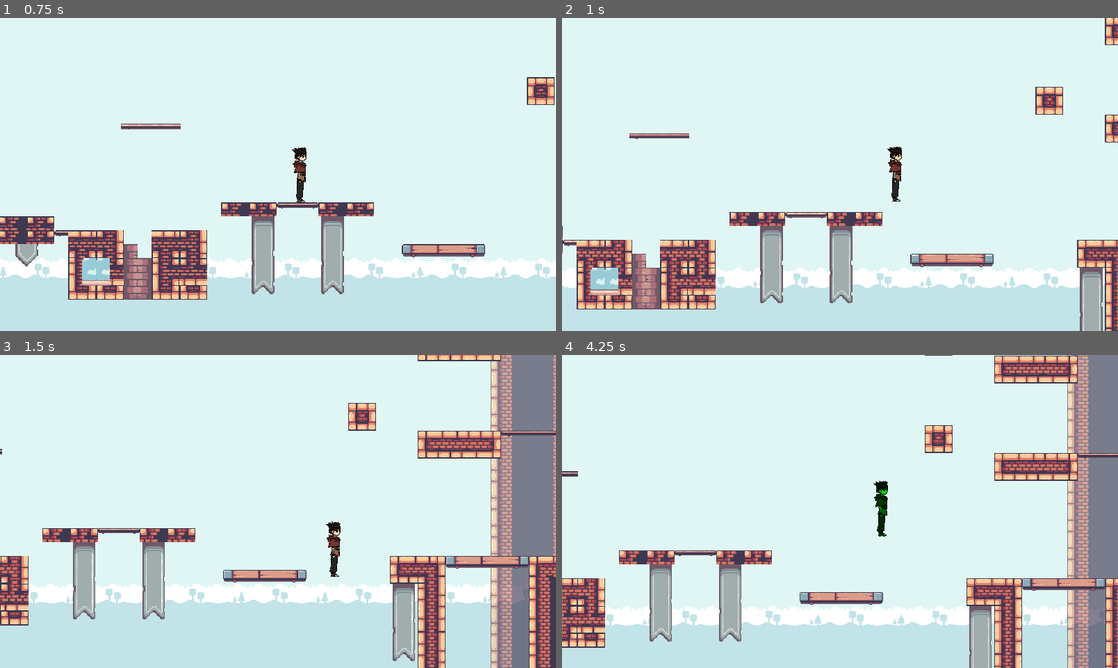
Above: before the commit, frames 1-4 (two rows, left to right).
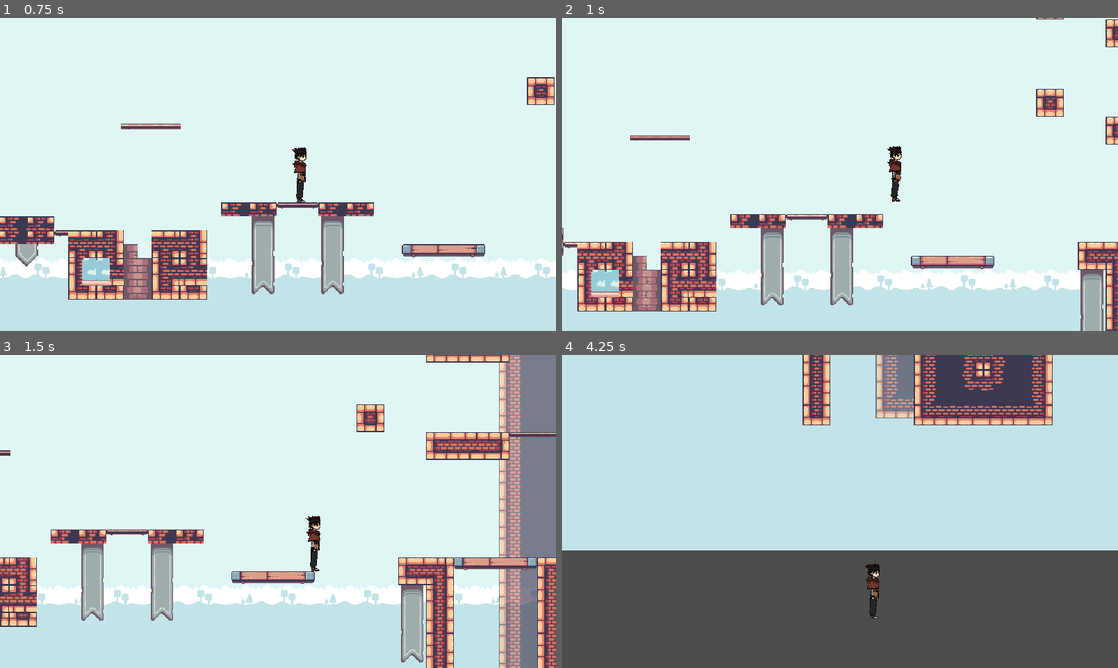
Above: after the commit, the same moments.

Repository: level-up-games/game-repo
Game: Godot game, scene res://scenes/game.tscn
Same seed, same stepped clock (60 frames per second), same inputs: the game is played once before the commit and once after it.
Inputs (mouse positions are in pixels of both pictures, inside the frame that each line leads up to):
- Up to frame 1 (0.75 s): move the mouse to (400, 158) at 0.52 s; press the mouse at (400, 158) at 0.53 s; hold D (Move_Right) from 0.53 s (still down)
- Up to frame 2 (1 s): keep holding D (Move_Right); tap Space (Jump) at 0.77 s; tap Shift (Dash) at 0.8 s
- Up to frame 3 (1.5 s): keep holding D (Move_Right); tap Space (Jump) at 1.07 s; move the mouse to (166, 527) at 1.27 s; release the mouse at (166, 527) at 1.28 s; tap Shift (Dash) at 1.35 s
- Up to frame 4 (4.25 s): tap Space (Jump) at 1.52, 1.82, 2.3, 2.85, 3.02, 3.32, 3.77, 4.07 s; right-click (728, 527) at 1.55 s; move the mouse to (895, 442) at 2.02 s; release D (Move_Right) at 2.03 s; hold A (Move_Left) 2.03-2.78 s; hold Right mouse button (Attack_2, bound only after the commit) 2.03-2.78 s; move the mouse to (812, 574) at 2.77 s; hold D (Move_Right) from 2.78 s (still down); click (812, 574) at 3.05 s; move the mouse to (1006, 558) at 3.52 s; press the mouse at (1006, 558) at 3.53 s; tap Shift (Dash) at 3.8 s

Frame 1 is identical in both runs. In frame 2, 8.5% of the frame differs, in the area x 0-100%, y 0-100%; in frame 3, 17%; in frame 4, 97%.

Commit message:
Proper dash finished
Completed the proper dash, which includes more control over dash distance and time, a cooldown after dashing, as well as being able to dash if not moving. Changed some other functions too to make life easier (get_movement_direction and get_facing_direction for example).

Diff:
--- a/project.godot
+++ b/project.godot
@@ -113,6 +113,24 @@
 , Object(InputEventJoypadMotion,"resource_local_to_scene":false,"resource_name":"","device":-1,"axis":5,"axis_value":1.0,"script":null)
 ]
 }
+Attack_2={
+"deadzone": 0.5,
+"events": [Object(InputEventMouseButton,"resource_local_to_scene":false,"resource_name":"","device":-1,"window_id":0,"alt_pressed":false,"shift_pressed":false,"ctrl_pressed":false,"meta_pressed":false,"button_mask":2,"position":Vector2(98, 9),"global_position":Vector2(102, 50),"factor":1.0,"button_index":2,"canceled":false,"pressed":true,"double_click":false,"script":null)
+, Object(InputEventJoypadMotion,"resource_local_to_scene":false,"resource_name":"","device":-1,"axis":4,"axis_value":1.0,"script":null)
+]
+}
+Attack_3={
+"deadzone": 0.5,
+"events": [Object(InputEventMouseButton,"resource_local_to_scene":false,"resource_name":"","device":-1,"window_id":0,"alt_pressed":false,"shift_pressed":false,"ctrl_pressed":false,"meta_pressed":false,"button_mask":128,"position":Vector2(205, 10),"global_position":Vector2(209, 51),"factor":1.0,"button_index":8,"canceled":false,"pressed":true,"double_click":false,"script":null)
+, Object(InputEventJoypadButton,"resource_local_to_scene":false,"resource_name":"","device":-1,"button_index":10,"pressure":0.0,"pressed":false,"script":null)
+]
+}
+Attack_4={
+"deadzone": 0.5,
+"events": [Object(InputEventMouseButton,"resource_local_to_scene":false,"resource_name":"","device":-1,"window_id":0,"alt_pressed":false,"shift_pressed":false,"ctrl_pressed":false,"meta_pressed":false,"button_mask":256,"position":Vector2(158, 15),"global_position":Vector2(162, 56),"factor":1.0,"button_index":9,"canceled":false,"pressed":true,"double_click":false,"script":null)
+, Object(InputEventJoypadButton,"resource_local_to_scene":false,"resource_name":"","device":-1,"button_index":9,"pressure":0.0,"pressed":false,"script":null)
+]
+}
 
 [physics]
 
--- a/scripts/player.gd
+++ b/scripts/player.gd
@@ -11,7 +11,7 @@
 var jump_counter: int = 0
 var jump_buffer_countdown: float
 var coyote_countdown: float
-@export var coyote_time: float = 0.85
+@export var coyote_time: float = 0.085
 @export var jump_buffer: float = 0.05
 @export var jump_height: float = 210
 @export var jump_peak_time: float = 0.35
@@ -22,36 +22,46 @@
 @onready var jump_gravity: float = 2.0 * jump_height / (jump_peak_time * jump_peak_time)
 @onready var descend_gravity: float = 2.0 * jump_height / (jump_descend_time * jump_descend_time)
 
-##### Dash variables ##### (not yet final)
-var dash_timer = 0.0
-var is_dashing = false
+##### Dash variables #####
+var dash_countdown: float
+var dash_cooldown_countdown: float = 0
+var is_dashing: bool = false
+@export var dash_cooldown: float = 1.0
+@export var dash_time: float = 0.2
+@export var dash_distance: float = 280
+@onready var dash_velocity: float = dash_distance / dash_time
 
 
 
-func _process(delta):
-	if Input.is_action_just_pressed("Jump"):
-		jump_buffer_countdown = jump_buffer
-	else:
-		jump_buffer_countdown -= delta
-
-	if is_on_floor():
-		coyote_countdown = coyote_time
-	else:
-		coyote_countdown -= delta
-
 func _physics_process(delta):
+	##### Normal functions #####
+	handle_jump()
 	handle_gravity(delta)
-	handle_jump()
-	handle_dash(delta)
+	handle_dash()
 	handle_movement(delta)
 	handle_facing_direction()
 	handle_counter()
 	handle_crouch()
 	move_and_slide()
 
+	##### Timer functions #####
+	countdown_jump_buffer(delta)
+	countdown_coyote(delta)
+	countdown_dash(delta)
 
 
-##### Jump processes #####
+
+##### Jump functions #####
+func countdown_jump_buffer(delta): # Counts down the jump_buffer_countdown variable.
+	if Input.is_action_just_pressed("Jump"):
+		jump_buffer_countdown = jump_buffer
+	else:
+		jump_buffer_countdown -= delta
+func countdown_coyote(delta): # Counts down the coyote_countdown variable.
+	if is_on_floor():
+		coyote_countdown = coyote_time
+	else:
+		coyote_countdown -= delta
 func handle_jump(): # Responsible for jump and double jump mechanics.
 	if is_on_floor():
 		jump_counter = 0
@@ -59,7 +69,7 @@
 	if coyote_countdown > 0 and jump_buffer_countdown > 0:
 		velocity.y = jump_velocity
 		jump_buffer_countdown = 0
-	elif not coyote_countdown > 0 and Input.is_action_just_pressed("Jump") and jump_counter < max_jumps - 1:
+	elif coyote_countdown < 0 and Input.is_action_just_pressed("Jump") and jump_counter < max_jumps - 1:
 		velocity.y = jump_velocity
 		jump_counter += 1
 		jump_buffer_countdown = 0
@@ -78,35 +88,38 @@
 	elif velocity.y >= 0 and velocity.y < max_fall_speed:
 		velocity.y += descend_gravity * delta
 
-##### Dash processes #####  (not yet final)
-func handle_dash(delta): # Responsible for the dash mechanic.
-	if Input.is_action_just_pressed("Dash") and not is_dashing:
-		start_dash()
 
-	if is_dashing:
-		perform_dash(delta)
-func start_dash(): # Starts dashing when called.
-	is_dashing = true
-	dash_timer = DASH_TIME
-func perform_dash(delta): # Performs the dash when called.
-	var direction = Input.get_axis("Move_Left", "Move_Right")
-	velocity.x = direction * DASH_SPEED if direction != 0 else DASH_SPEED * sign(velocity.x)
-	dash_timer -= delta
-	if dash_timer <= 0:
+##### Dash functions #####
+func countdown_dash(delta): # Counts down the dash_countdown variable.
+	if Input.is_action_just_pressed("Dash") and is_dashing == false and dash_cooldown_countdown < 0:
+		dash_countdown = dash_time
+		is_dashing = true
+	else:
+		dash_countdown -= delta
+		dash_cooldown_countdown -= delta
+func handle_dash(): # Responsible for the dash mechanic.
+	if is_dashing == true and get_movement_direction() != 0:
+		velocity.x = dash_velocity * sign(get_movement_direction())
+	elif is_dashing == true and get_movement_direction() == 0:
+		velocity.x = dash_velocity * sign(handle_facing_direction())
+
+	if is_dashing == true and dash_countdown < 0:
 		is_dashing = false
+		dash_cooldown_countdown = dash_cooldown
 
 
-func handle_movement(delta): # Responsible for movement left and right.
-	if not is_dashing:
-		var direction = Input.get_axis("Move_Left", "Move_Right")
-		velocity.x = direction * speed if direction != 0 else move_toward(velocity.x, 0, speed)
+##### Movement functions #####
+func get_movement_direction() -> float: # Gets the movement direction (not the facing direction).
+	var movement_direction = Input.get_axis("Move_Left", "Move_Right")
 
+	return movement_direction
+func handle_facing_direction() -> float: # Responsible for the direction the player faces, and also returns this direction when called.
+	var facing_direction = Input.get_axis("Move_Left", "Move_Right")
+	var facing_direction_controller = Input.get_axis("Face_Left", "Face_Right")
 
-func handle_facing_direction(): # Responsible for the direction the player faces.
-	var facing_direction = Input.get_axis("Move_Left", "Move_Right")
-	if Input.get_connected_joypads().size() == 0 and Input.is_action_pressed("Attack_1"): # This ensures that if a controller is not detected, the cursor dictates direction when attacking.
+	if Input.get_connected_joypads().size() == 0 and (Input.is_action_pressed("Attack_1") or Input.is_action_pressed("Attack_2") or Input.is_action_pressed("Attack_3") or Input.is_action_pressed("Attack_4")): # This ensures that if a controller is not detected, the cursor dictates direction when attacking.
 		facing_direction = get_local_mouse_position().x
-	var facing_direction_controller = Input.get_axis("Face_Left", "Face_Right")
+
 	if facing_direction_controller == 0 and Input.get_connected_joypads().size() != 0:
 		facing_direction_controller = Input.get_axis("Move_Left", "Move_Right")
 
@@ -118,8 +131,16 @@
 		$Sprite.flip_h = false
 	elif facing_direction > 0:
 		$Sprite.flip_h = true
+
+	if $Sprite.flip_h == false:
+		return -1
+	if $Sprite.flip_h == true:
+		return 1
 	else:
-		pass
+		return 0
+func handle_movement(delta): # Responsible for movement left and right.
+	if not is_dashing:
+		velocity.x = sign(get_movement_direction()) * speed if get_movement_direction() != 0 else move_toward(velocity.x, 0, speed)
 
 
 func handle_counter(): # A very basic placeholder for the counter. A time between counters will later be added, dependent on whether it is succesful or not.
